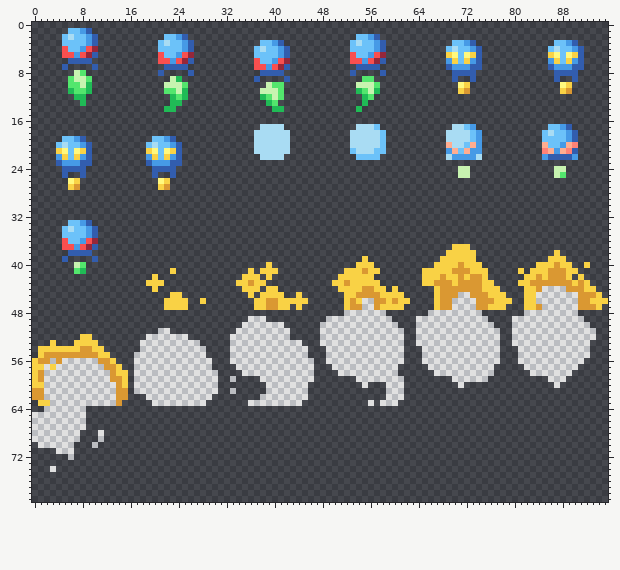
A sprite sheet gets an edit: assets/art/enemies/bombr/sheet.png. Above, as it was before the edit.
The file is 96x80 pixels.
The result:
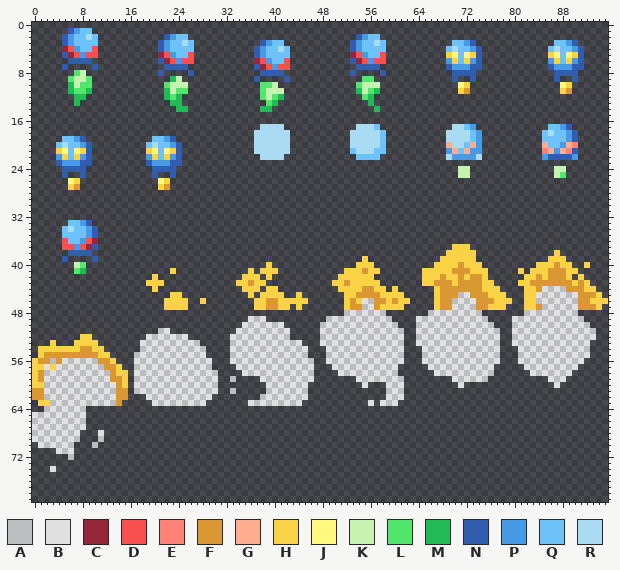
Palette (. is transparent): A #bbbdc1  B #e0e0e0  C #95273a  D #f94f4f  E #ff8276  F #da9832  G #ffad90  H #f9d245  J #fff97e  K #c7f3b0  L #53e66d  M #20bb56  N #325dae  P #469ae6  Q #6cc2f9  R #a9dcf3
What changed:
The author changed colour D to colour C in row 4 at x 5; in row 5 at x 6, 21 and 53; in row 6 at x 22, 37 and 54; in row 7 at x 38.
The author changed colour C to colour D in row 4 at x 10; in row 5 at x 9, 26 and 58; in row 6 at x 25, 42 and 57; in row 7 at x 41.
The author changed colour N to colour D in row 5 at x 10; in row 6 at x 26 and 58; in row 7 at x 42.
The author changed colour P to colour D in row 5 at x 7; in row 6 at x 23 and 55; in row 7 at x 39.
The author changed colour Q to colour D in row 4 at x 6; in row 5 at x 22 and 54; in row 6 at x 38.
The author changed colour L to colour K in row 8 at x 8; in row 10 at x 7, 25, 40 and 57; in row 11 at x 23, 41 and 55; in row 12 at x 39.
The author changed colour M to colour K in row 9 at x 24.
Colour L now appears in row 10 at x 38.
The author changed colour K to colour L in row 8 at x 7; in row 10 at x 8, 22, 39 and 54; in row 11 at x 24, 38 and 56; in row 12 at x 40.
The author changed colour M to colour L in row 10 at x 9; in row 11 at x 25; in row 12 at x 23, 38 and 55; in row 13 at x 39.
Colour M now appears in row 12 at x 22; in row 13 at x 7 and 56; in row 14 at x 24 to 25, 38 to 39 and 57.
The author changed colour K to colour M in row 9 at x 23.
The author changed colour L to colour M in row 10 at x 6; in row 11 at x 22; in row 12 at x 24, 41 and 56; in row 13 at x 40.
The author changed colour D to colour N in row 5 at x 5; in row 6 at x 21 and 53; in row 7 at x 37.
The author changed colour Q to colour N in row 1 at x 6; in row 2 at x 5, 22 and 54; in row 3 at x 5, 21, 38 and 53; in row 4 at x 21, 37 and 53; in row 5 at x 37.
The author changed colour D to colour P in row 5 at x 8; in row 6 at x 24 and 56; in row 7 at x 40.
The author changed colour Q to colour P in row 1 at x 7; in row 2 at x 23 and 55; in row 3 at x 6 and 39; in row 4 at x 7, 22 and 54; in row 5 at x 23, 38 and 55; in row 6 at x 39.
The author changed colour R to colour P in row 2 at x 6; in row 3 at x 22 and 54; in row 4 at x 38.
The author changed colour D to colour Q in row 4 at x 9; in row 5 at x 25 and 57; in row 6 at x 41.
The author changed colour N to colour Q in row 1 at x 9; in row 2 at x 10, 25 and 57; in row 3 at x 10, 26, 41 and 58; in row 4 at x 26, 42 and 58; in row 5 at x 42.
The author changed colour P to colour Q in row 1 at x 8; in row 2 at x 24 and 56; in row 3 at x 9 and 40; in row 4 at x 8, 25 and 57; in row 5 at x 24, 41 and 56; in row 6 at x 40.
The author changed colour P to colour R in row 2 at x 9; in row 3 at x 25 and 57; in row 4 at x 41.
Colour L is gone in row 10 at x 41.
Colour M is gone in row 12 at x 25; in row 13 at x 8 and 55; in row 14 at x 22 to 23, 40 to 41 and 54.
Changed places in both pictures, as pixel boxes (x1, y1, x2, y2):
changed: (62, 28, 98, 106)
changed: (158, 34, 194, 112)
changed: (350, 34, 386, 112)
changed: (254, 40, 290, 112)
